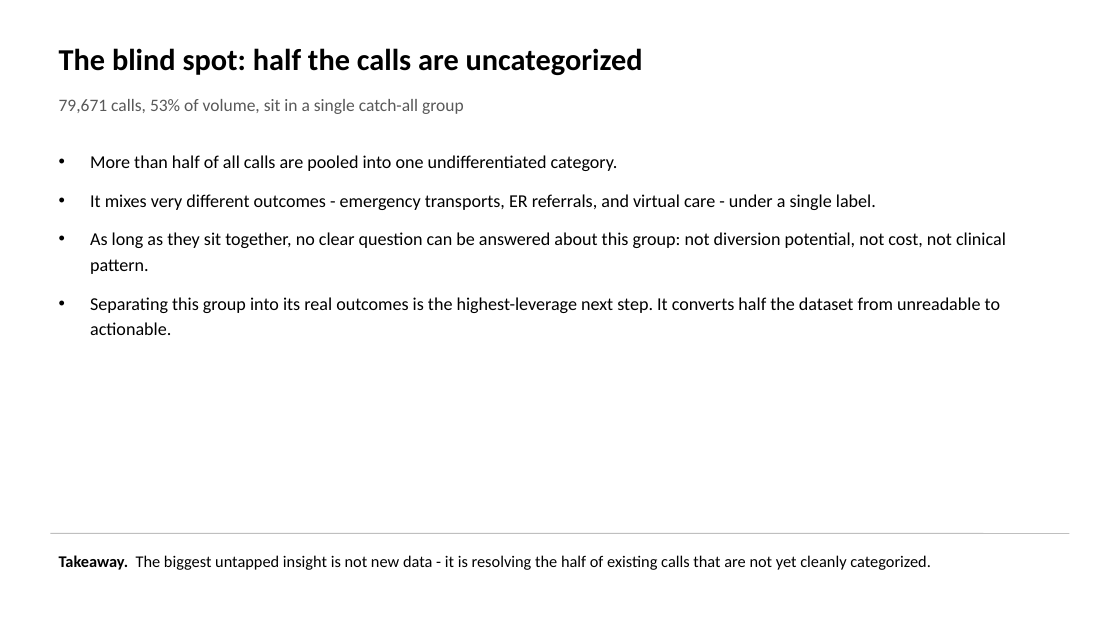
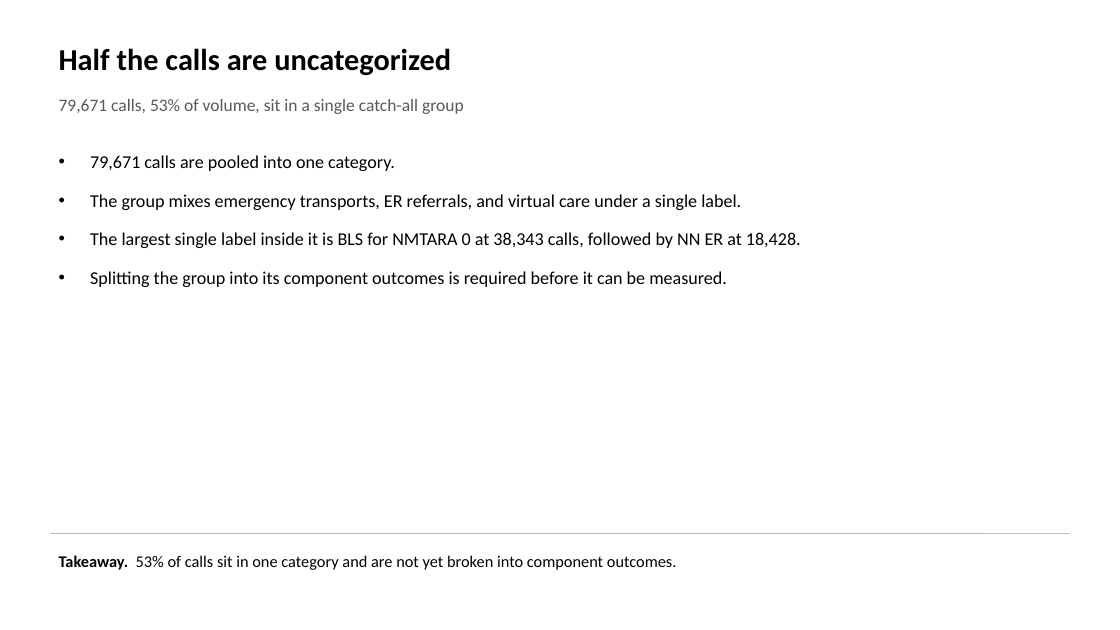
Before and after one commit to jwsmitherman/llm_projects, a slide deck: slide 6 of nurse_nav_qa_story.pptx. Drawn at 1120x630 pixels with LibreOffice and Linux fonts; fonts in the diff are those of the drawing. Boxes give left, top, right and bottom in pixels: in the first picture for what was removed or moved away, otherwise in the second. Text is boxed around its words. In the diff, an @@ line names an element or a change of style, - is before the commit and + after.

```diff
--- a/nurse_nav_qa_story.pptx
+++ b/nurse_nav_qa_story.pptx
@@ text at [59, 48, 451, 75]: text changed @@
-The blind spot: half the calls are uncategorized
+Half the calls are uncategorized
@@ text at [90, 155, 801, 287]: text changed @@
-• More than half of all calls are pooled into one undifferentiated category.
-• It mixes very different outcomes - emergency transports, ER referrals, and virtual care - under a single label.
-• As long as they sit together, no clear question can be answered about this group: not diversion potential, not cost, not clinical pattern.
-• Separating this group into its real outcomes is the highest-leverage next step. It converts half the dataset from unreadable to actionable.
+• 79,671 calls are pooled into one category.
+• The group mixes emergency transports, ER referrals, and virtual care under a single label.
+• The largest single label inside it is BLS for NMTARA 0 at 38,343 calls, followed by NN ER at 18,428.
+• Splitting the group into its component outcomes is required before it can be measured.
@@ text at [59, 555, 677, 570]: text changed @@
-Takeaway. The biggest untapped insight is not new data - it is resolving the half of existing calls that are not yet cleanly categorized.
+Takeaway. 53% of calls sit in one category and are not yet broken into component outcomes.
```
Also in this commit, not shown: 6 other slides changed.
